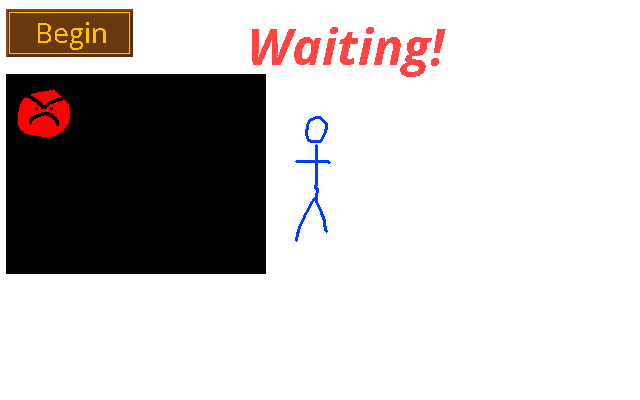
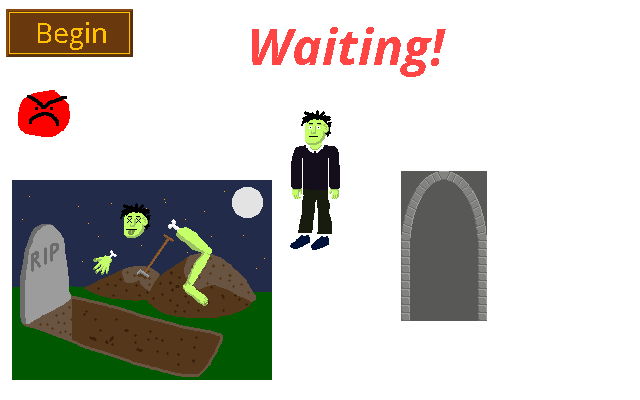
The second 640x400 image is a revision of the first. Changes to its layers:
removed layer "box" over [6, 74, 266, 274]
added layer "limbs" above "graveyard" over [93, 203, 212, 306]
added layer "graveyard" above "arches" over [12, 180, 272, 380]
added layer "arches" above "Background" over [401, 171, 487, 321]
painted on "Background" over [290, 110, 340, 250]
